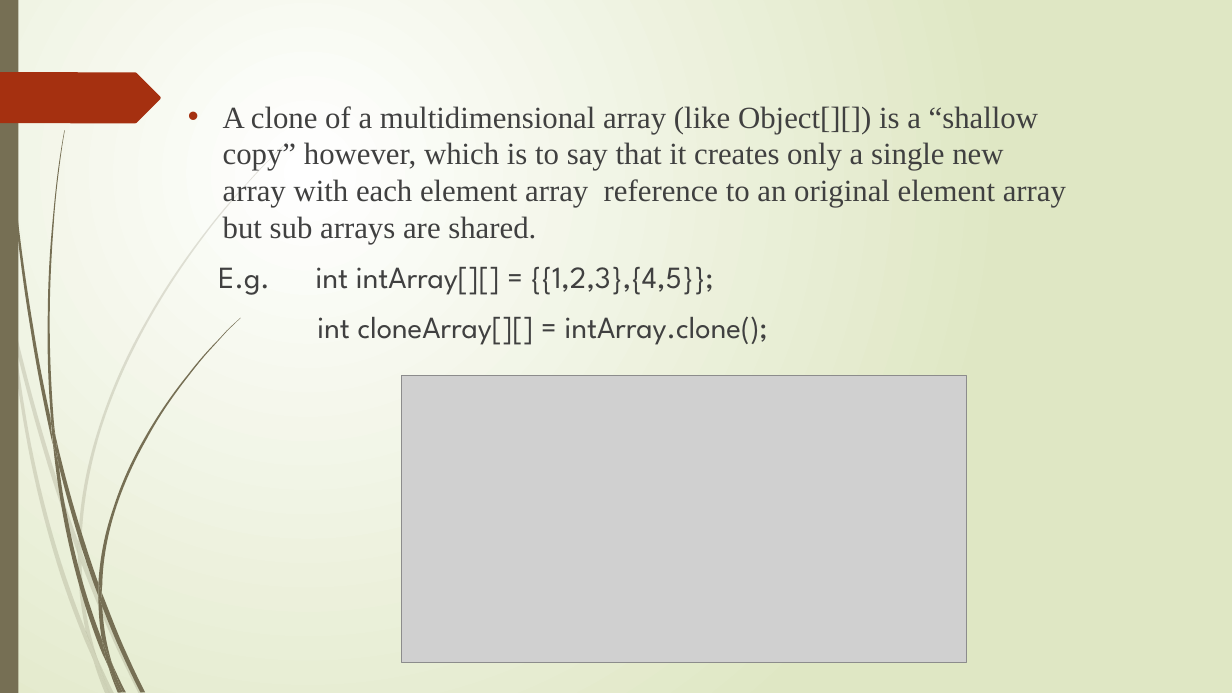
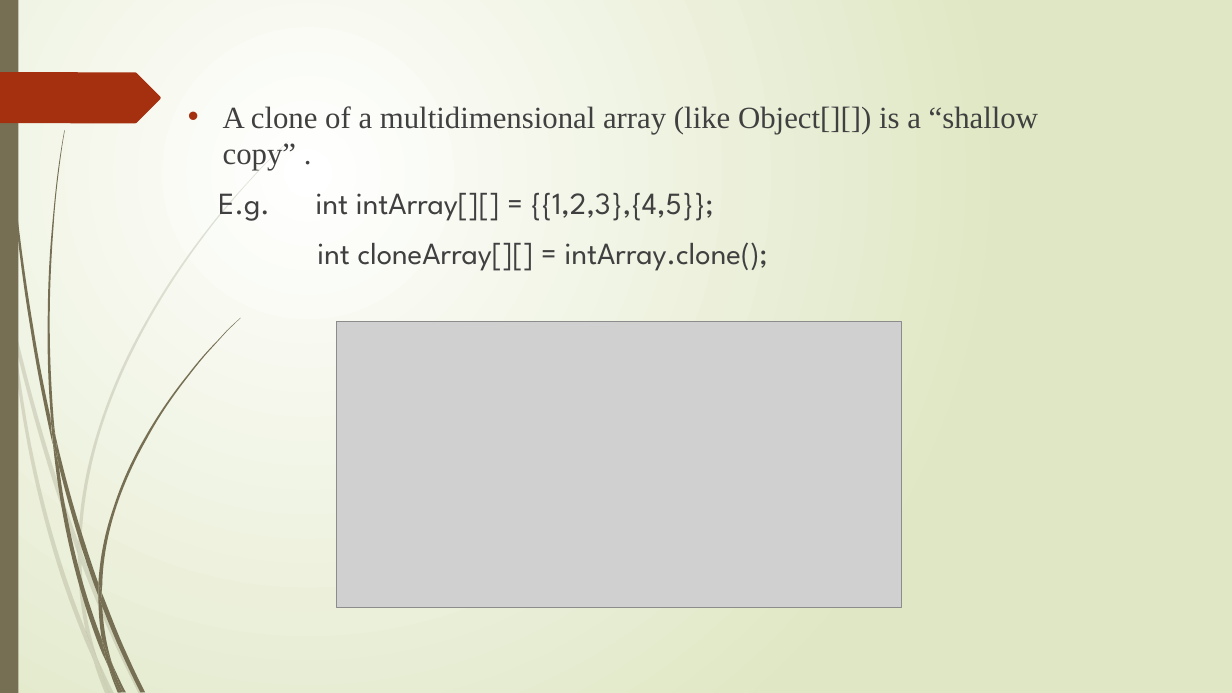
Before and after one commit to Adarsha-1/Group-6, a slide deck: slide 15 of arraysnew.pptx (slide 14 before the commit). Drawn at 1232x693 pixels with LibreOffice and Linux fonts; fonts in the diff are those of the drawing; grey boxes stand for pictures. Boxes give left, top, right and bottom in pixels: in the first picture for what was removed or moved away, otherwise in the second. Text is boxed around its words. In the diff, an @@ line names an element or a change of style, - is before the commit and + after.

```diff
--- a/arraysnew.pptx
+++ b/arraysnew.pptx
@@ text at [223, 106, 1038, 171]: text changed @@
-• A clone of a multidimensional array (like Object[][]) is a “shallow copy” however, which is to say that it creates only a single new array with each element array reference to an original element array but sub arrays are shared.
+• A clone of a multidimensional array (like Object[][]) is a “shallow copy” .
@@ picture: place and size @@
-picture at [402, 375, 968, 662]
+picture at [336, 322, 902, 608]
```
Also in this commit, not shown: 5 other slides changed, 1 slide added.
